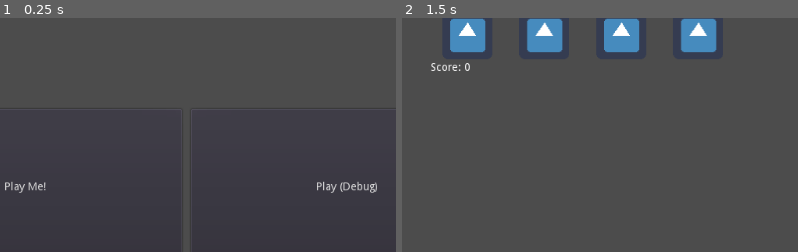
Above: before the commit, frames 1-2 (left to right).
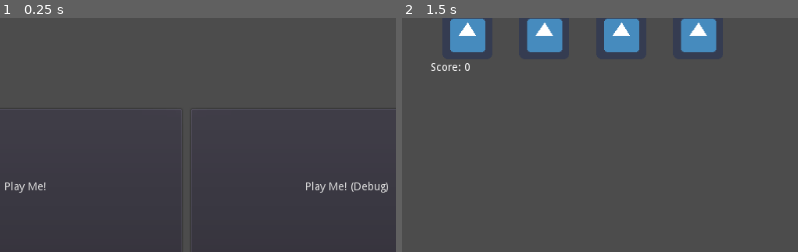
Above: after the commit, the same moments.

Repository: NEW-CYLANDIA/little-warioware
Game: Godot game, scene res://src/menus/menu.tscn
Two runs of this game, one before a commit and one after it. Both use one fixed random seed, a clock stepped at 60 frames per second and the inputs below. The engine's default icon, where the game draws it, is replaced by a stand-in: a white triangle on a blue panel in a dark square. Sound files missing from this copy of the repository are replaced by a short silence.
Inputs:
- Up to frame 1 (0.25 s): no input
- Up to frame 2 (1.5 s): click "Play Me!" at 0.5 s; tap Enter at 1.25 s; hold Right (mg_right) from 1.28 s (still down); hold Z (mg_action) from 1.28 s (still down)
The pictures show only the part of the screen within x 28-78%, y 2-52%; the shares and areas given below are measured in that part.

The runs differ from the first frame. In frame 1, 0.5% of the frame differs, in the area x 77-98%, y 69-75%; in frame 2, nothing differs.

Commit message:
More bump

Diff:
--- a/src/menus/menu.tscn
+++ b/src/menus/menu.tscn
@@ -32,7 +32,7 @@
 margin_right = 812.0
 margin_bottom = 200.0
 rect_min_size = Vector2( 400, 0 )
-text = "Play (Debug)"
+text = "Play Me! (Debug)"
 
 [node name="ScoreDisplay" type="RichTextLabel" parent="."]
 margin_left = 427.0
